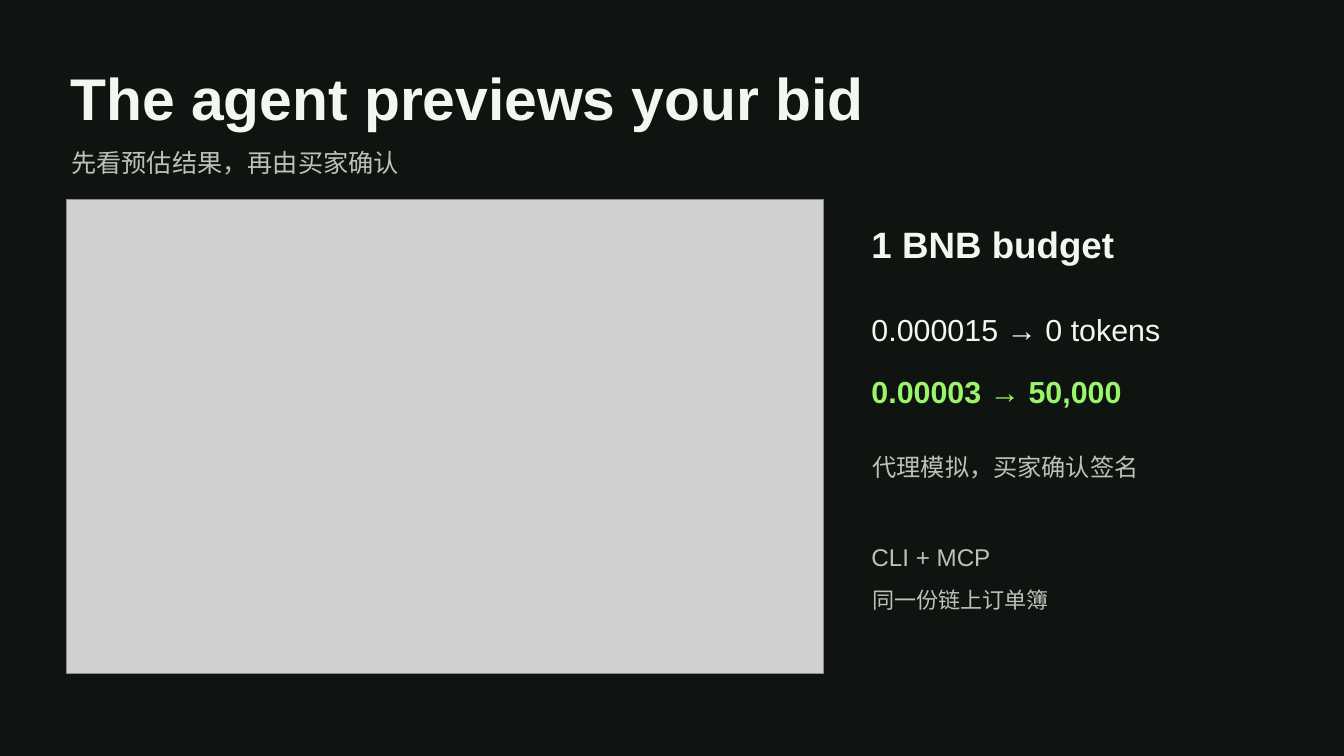
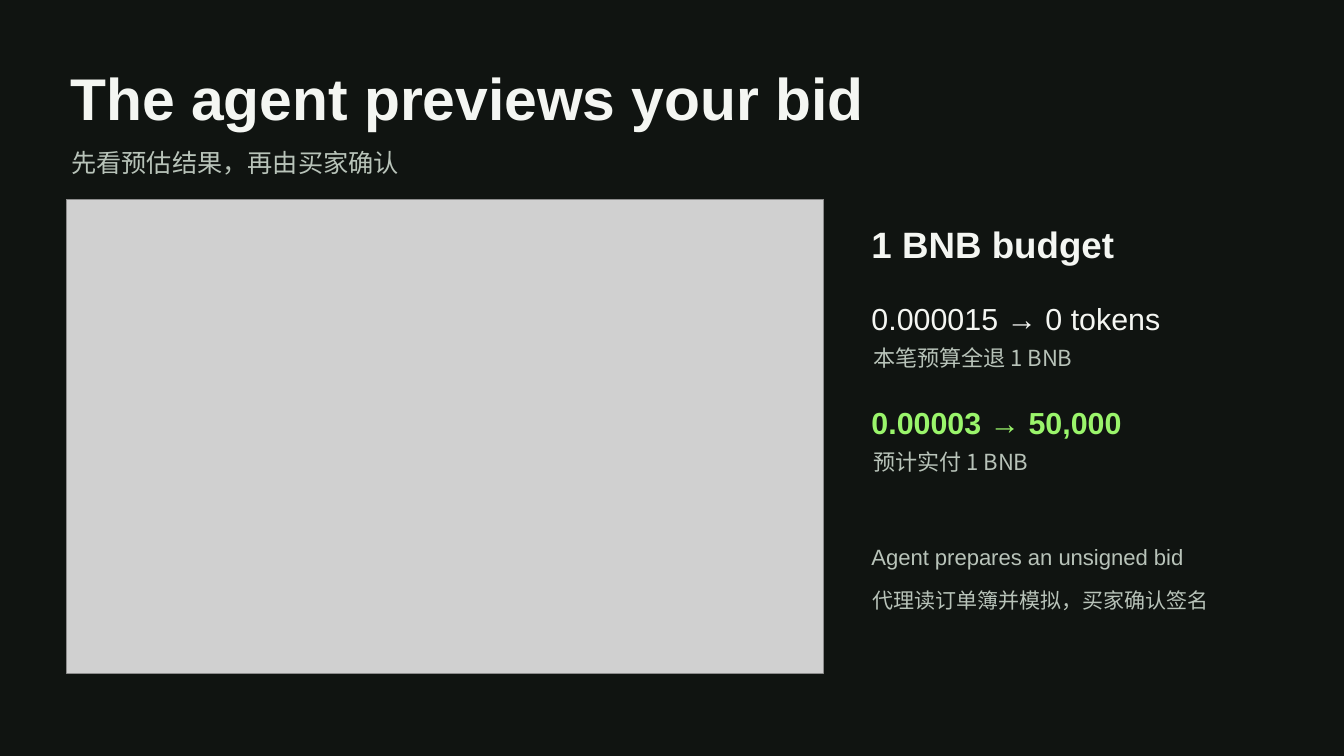
Before and after one commit to Jimmycoding0301/uniform-launch, a slide deck: slide 4 of qa/submission/Uniform-Launch-Bangkok-Pitch.pptx. Drawn at 1344x756 pixels with LibreOffice and Linux fonts; fonts in the diff are those of the drawing; grey boxes stand for pictures. Boxes give left, top, right and bottom in pixels: in the first picture for what was removed or moved away, otherwise in the second. Text is boxed around its words. In the diff, an @@ line names an element or a change of style, - is before the commit and + after.

Commit message:
Refresh public agent metadata and make pitch evidence clickable

```diff
--- a/qa/submission/Uniform-Launch-Bangkok-Pitch.pptx
+++ b/qa/submission/Uniform-Launch-Bangkok-Pitch.pptx
@@ text "0.000015 → 0 tokens": place and size @@
-text "0.000015 → 0 tokens" at box(871, 319, 1161, 342)
+text "0.000015 → 0 tokens" at box(871, 308, 1161, 331)
@@ text added at box(874, 347, 1073, 368), 15.8 pt, text #B8C3B9 @@
+本笔预算全退 1 BNB
@@ text "0.00003 → 50,000": place and size @@
-text "0.00003 → 50,000" at box(871, 381, 1122, 408)
+text "0.00003 → 50,000" at box(871, 412, 1122, 439)
@@ text at box(874, 451, 1029, 472): text changed; size 17.2 to 15.8 pt; font Arial to Noto Sans CJK JP @@
-CLI + MCP
+预计实付 1 BNB
@@ text at box(871, 549, 1183, 570): text changed; font Noto Sans CJK JP to Arial @@
-同一份链上订单簿
+Agent prepares an unsigned bid
@@ text at box(873, 590, 1209, 610): text changed; size 17.2 to 15 pt @@
-代理模拟，买家确认签名
+代理读订单簿并模拟，买家确认签名
```
Also in this commit, not shown: 4 other slides changed, 2 slides added, 5 other files.
